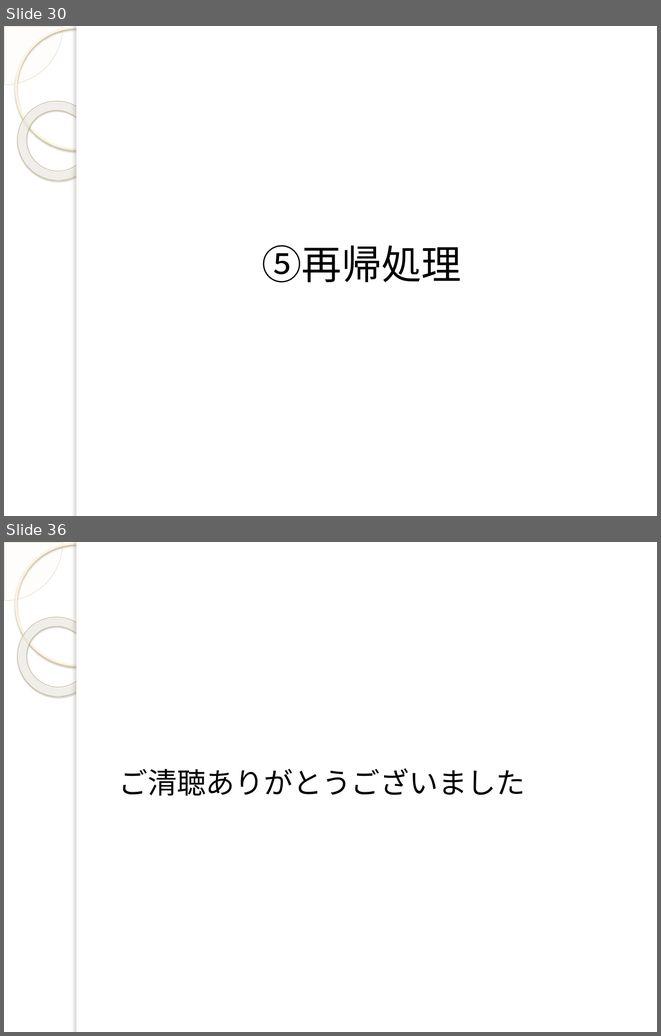
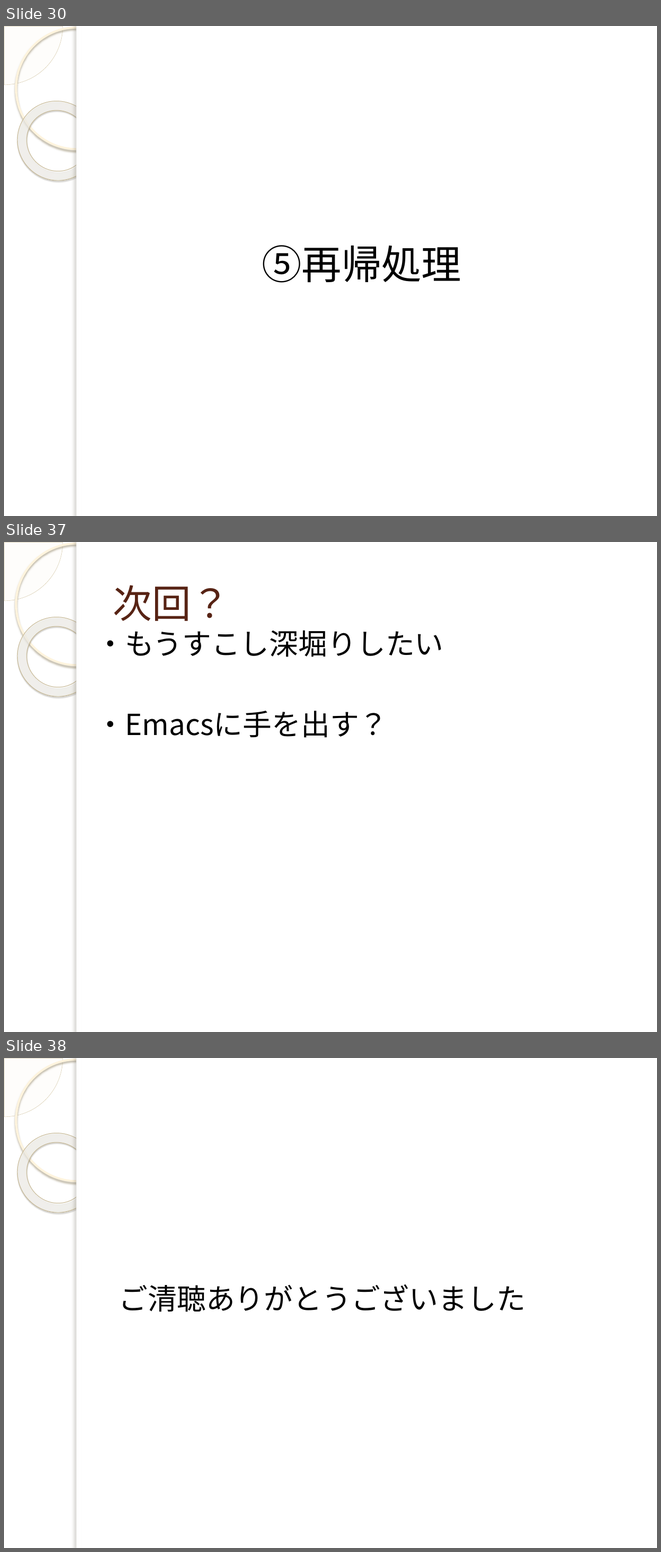
Before and after one commit to yuridonus/FEstudy, a slide deck: scheme.pptx. Shown one above the other, each under a label of ours: slides 30 and 36 before the commit, slides 30, 37 and 38 after it; the slides between them are not shown. The pictures are 661x1036 and 661x1552 pixels, drawn with LibreOffice and Linux fonts; fonts in the diff are those of the drawing; background and template pictures are left out. Boxes give left, top, right and bottom in pixels: in the first picture for what was removed or moved away, otherwise in the second. Text is boxed around its words. In the diff, an @@ line names an element or a change of style, - is before the commit and + after.

```diff
--- a/scheme.pptx
+++ b/scheme.pptx
@@ slide 37 added at bbox=[4, 542, 657, 1032], background picture (left out); not listed: 5 template elements that a slide beside it also shows @@
@@ title added at bbox=[113, 585, 230, 621], 43 pt, text #572314 @@
+次回？
@@ text added at bbox=[96, 630, 444, 738], 32 pt, text #000000 @@
+・もうすこし深堀りしたい
+・Emacsに手を出す？
@@ what was slide 36 is now slide 38 @@
```
Also in this commit, not shown: 4 slides changed, 2 other slides added, 1 slide removed.
